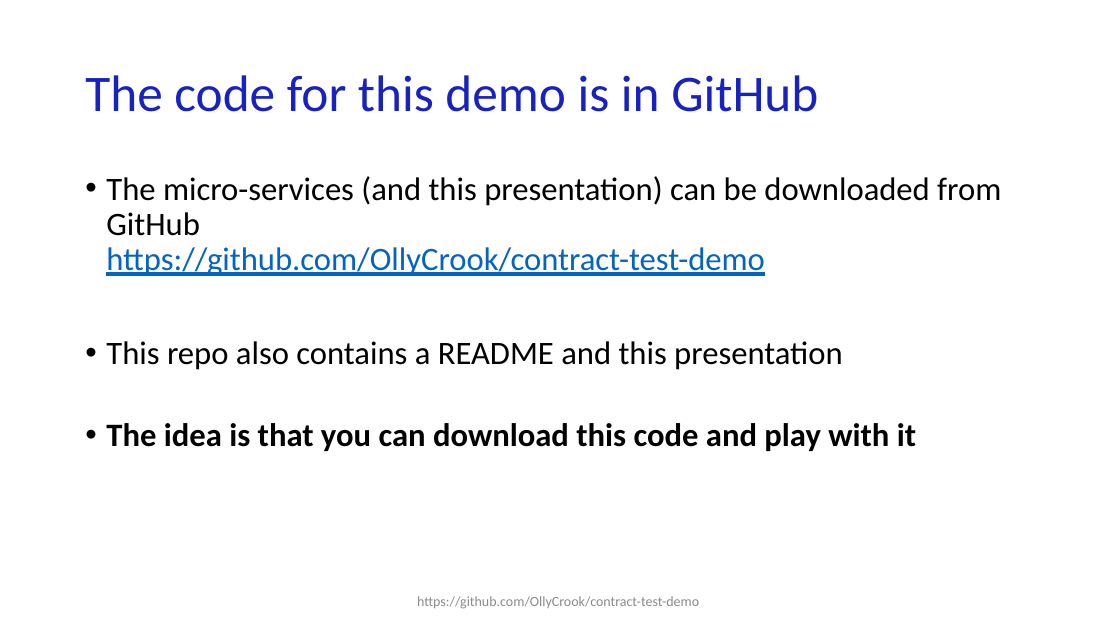
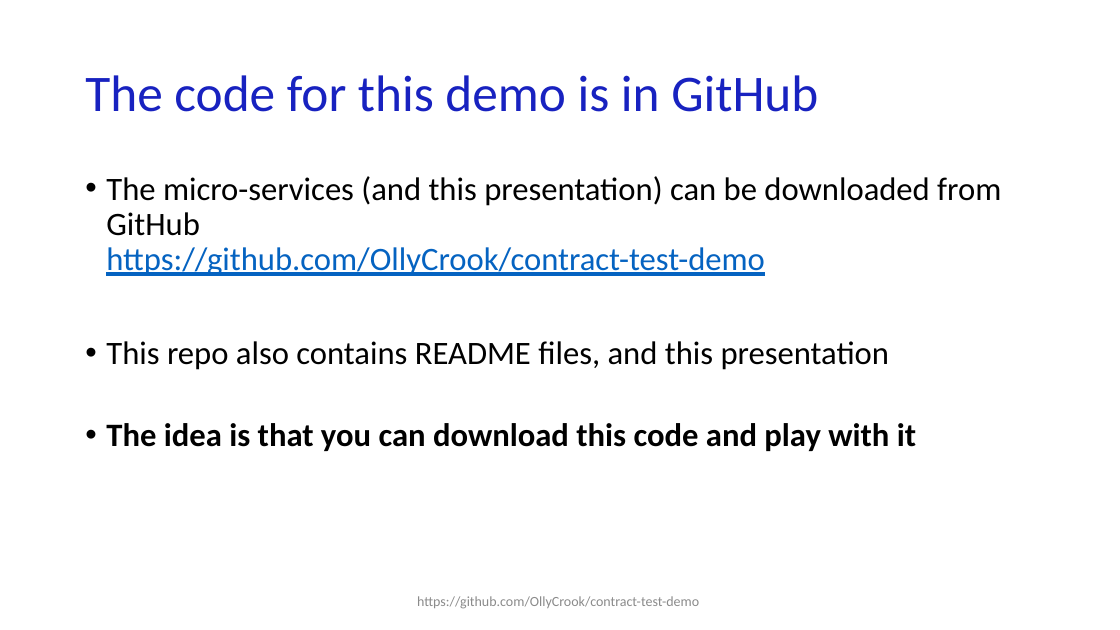
Before and after one commit to OllyCrook/contract-test-demo, a slide deck: slide 5 of Contract-testing-presentation_EngineersWeek.pptx. Drawn at 1120x630 pixels with LibreOffice and Linux fonts; fonts in the diff are those of the drawing. Boxes give left, top, right and bottom in pixels: in the first picture for what was removed or moved away, otherwise in the second. Text is boxed around its words. In the diff, an @@ line names an element or a change of style, - is before the commit and + after.

```diff
--- a/Contract-testing-presentation_EngineersWeek.pptx
+++ b/Contract-testing-presentation_EngineersWeek.pptx
@@ text at (x1=106, y1=341, x2=889, y2=370): text changed @@
-• This repo also contains a README and this presentation
+• This repo also contains README files, and this presentation
```
Also in this commit, not shown: 11 other slides changed.
